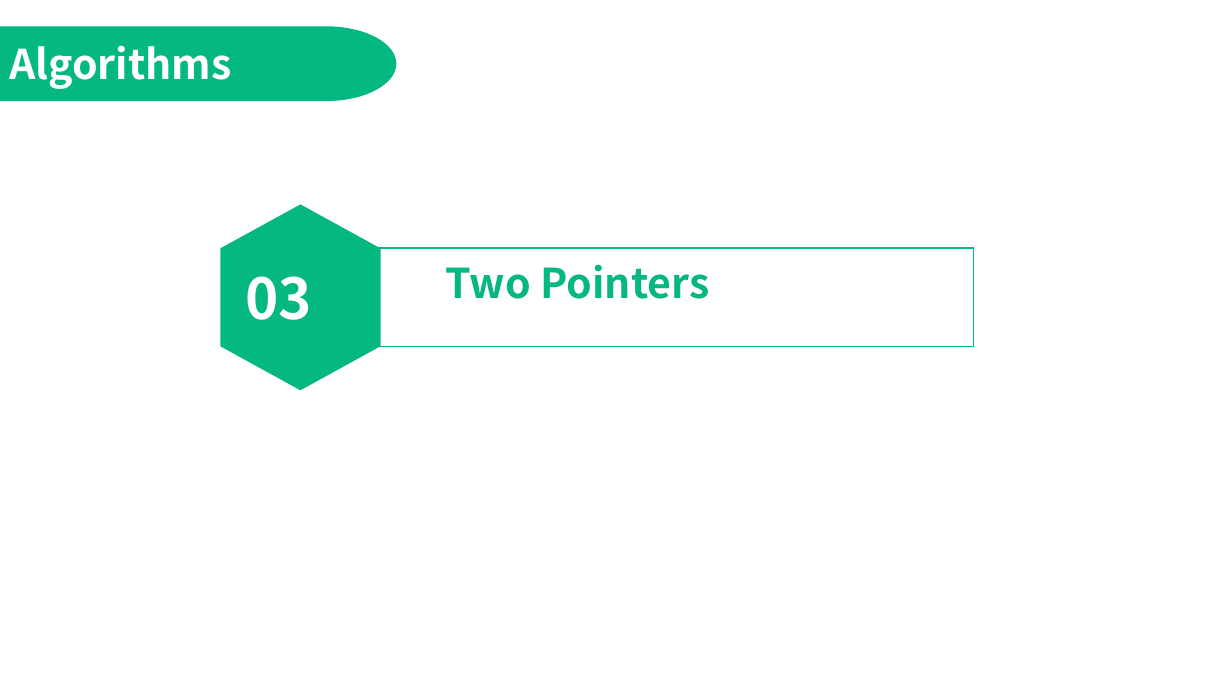
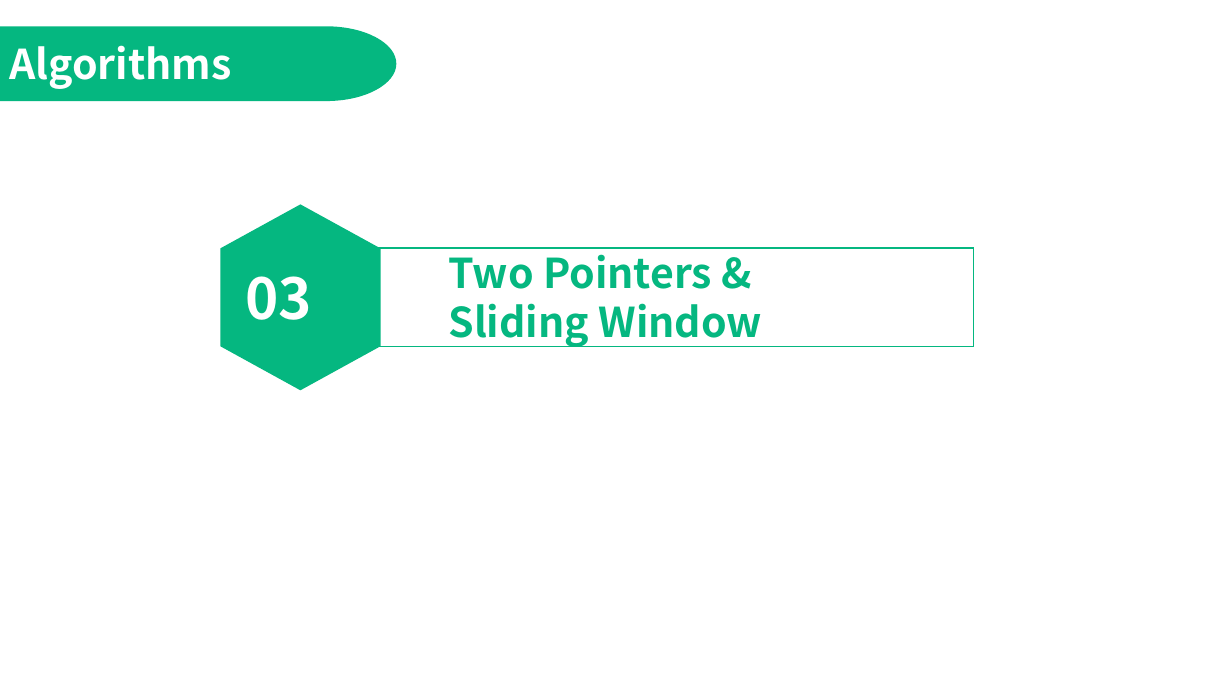
Before and after one commit to jimmyyih518/DSA2022Fall, a slide deck: slide 14 of week6/week6_slides.pptx (slide 10 before the commit). Drawn at 1232x693 pixels with LibreOffice and Linux fonts; fonts in the diff are those of the drawing. Boxes give left, top, right and bottom in pixels: in the first picture for what was removed or moved away, otherwise in the second. Text is boxed around its words. In the diff, an @@ line names an element or a change of style, - is before the commit and + after.

```diff
--- a/week6/week6_slides.pptx
+++ b/week6/week6_slides.pptx
@@ text at bbox=[448, 247, 763, 347]: text changed @@
-Two Pointers
+Two Pointers &
+Sliding Window
```
Also in this commit, not shown: 6 other slides changed, 12 slides added, 2 slides removed, 11 other files.
